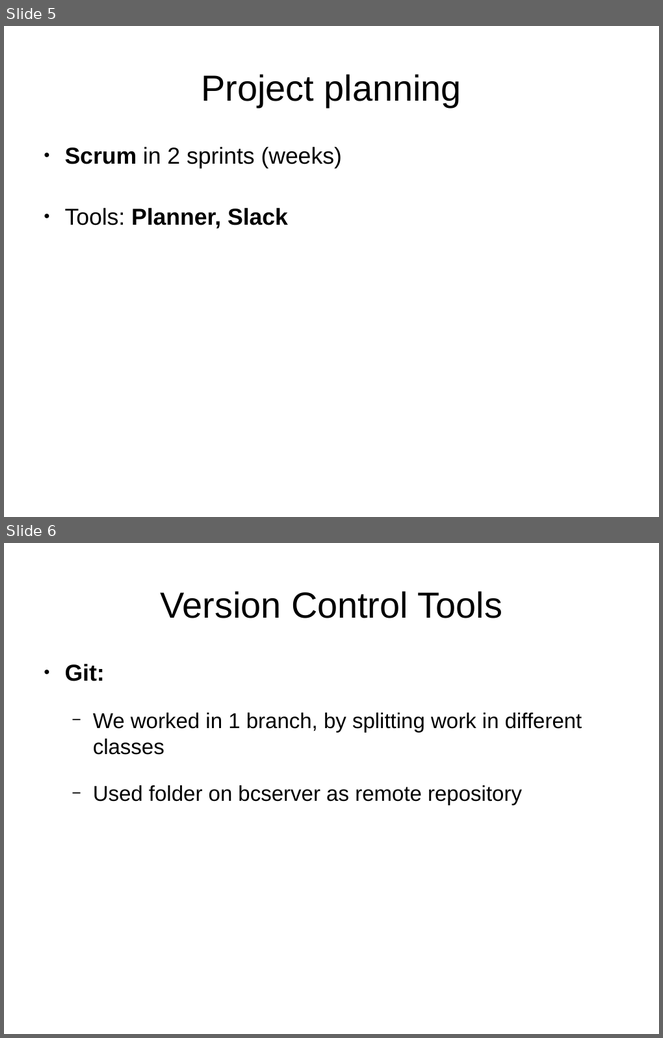
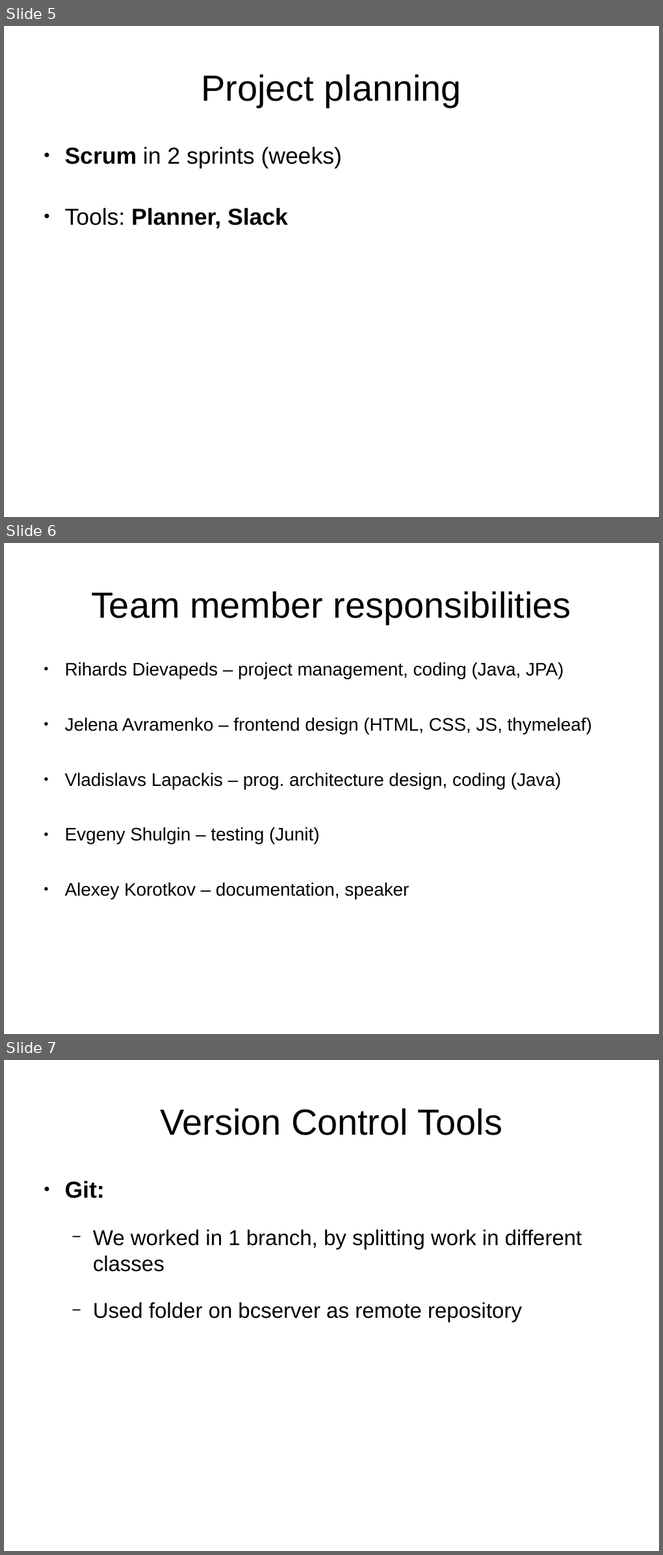
Before and after one commit to OmgIknowIt/NewsMonitoringTool, a slide deck: presentation.odp. Shown one above the other, each under a label of ours: slides 5 and 6 before the commit, slides 5, 6 and 7 after it. The pictures are 663x1038 and 663x1555 pixels, drawn with LibreOffice and Linux fonts; fonts in the diff are those of the drawing. Boxes give left, top, right and bottom in pixels: in the first picture for what was removed or moved away, otherwise in the second. Text is boxed around its words. In the diff, an @@ line names an element or a change of style, - is before the commit and + after.

Commit message:
responsibilities in otp

```diff
--- a/presentation.odp
+++ b/presentation.odp
@@ slide 6 added at (4, 543, 659, 1034), background #FFFFFF @@
@@ title added at (91, 591, 571, 624), 44 pt, text #000000 @@
+Team member responsibilities
@@ text added at (65, 662, 592, 899), 22 pt, text #000000 @@
+● Rihards Dievapeds – project management, coding (Java, JPA)
+● Jelena Avramenko – frontend design (HTML, CSS, JS, thymeleaf)
+● Vladislavs Lapackis – prog. architecture design, coding (Java)
+● Evgeny Shulgin – testing (Junit)
+● Alexey Korotkov – documentation, speaker
@@ what was slide 6 is now slide 7 @@
```
